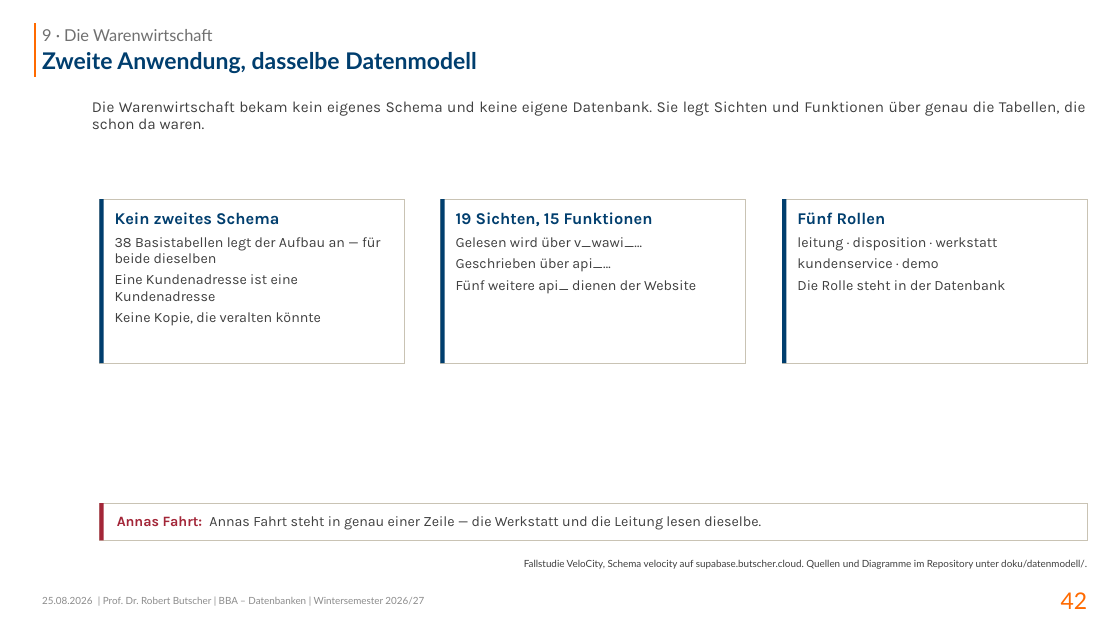
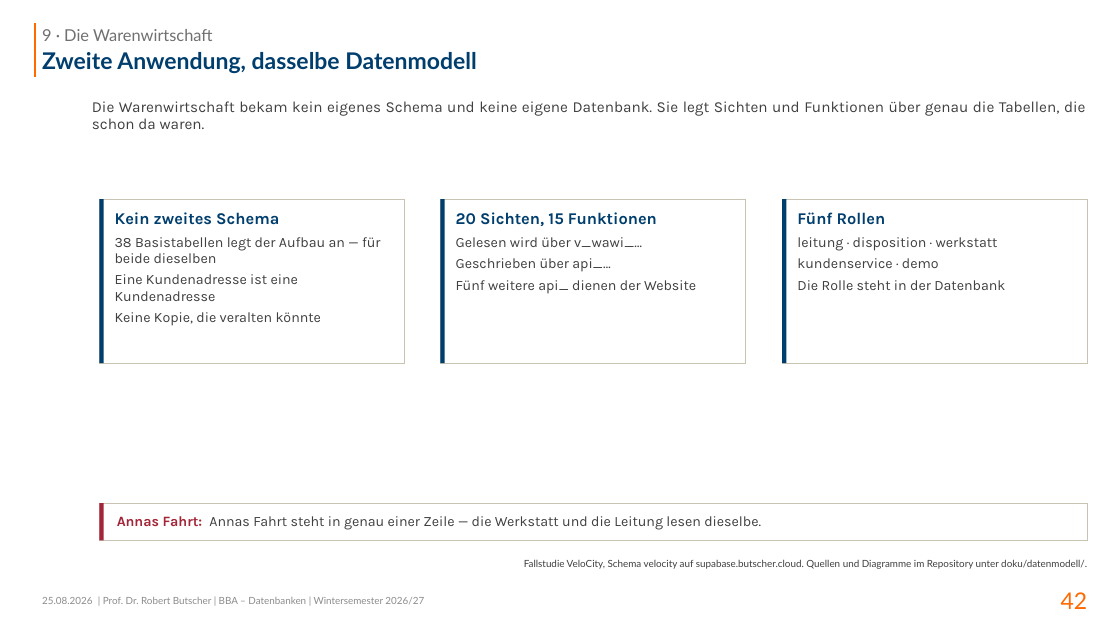
Before and after one commit to swrobuts/velocity-fallstudie, a slide deck: slide 42 of slides/velocity-datenbankentwurf.pptx. Drawn at 1120x630 pixels with LibreOffice and Linux fonts; fonts in the diff are those of the drawing. Boxes give left, top, right and bottom in pixels: in the first picture for what was removed or moved away, otherwise in the second. Text is boxed around its words. In the diff, an @@ line names an element or a change of style, - is before the commit and + after.

```diff
--- a/slides/velocity-datenbankentwurf.pptx
+++ b/slides/velocity-datenbankentwurf.pptx
@@ text at box(456, 212, 657, 226): text changed @@
-19 Sichten, 15 Funktionen
+20 Sichten, 15 Funktionen
```
Also in this commit, not shown: 7 other files.
